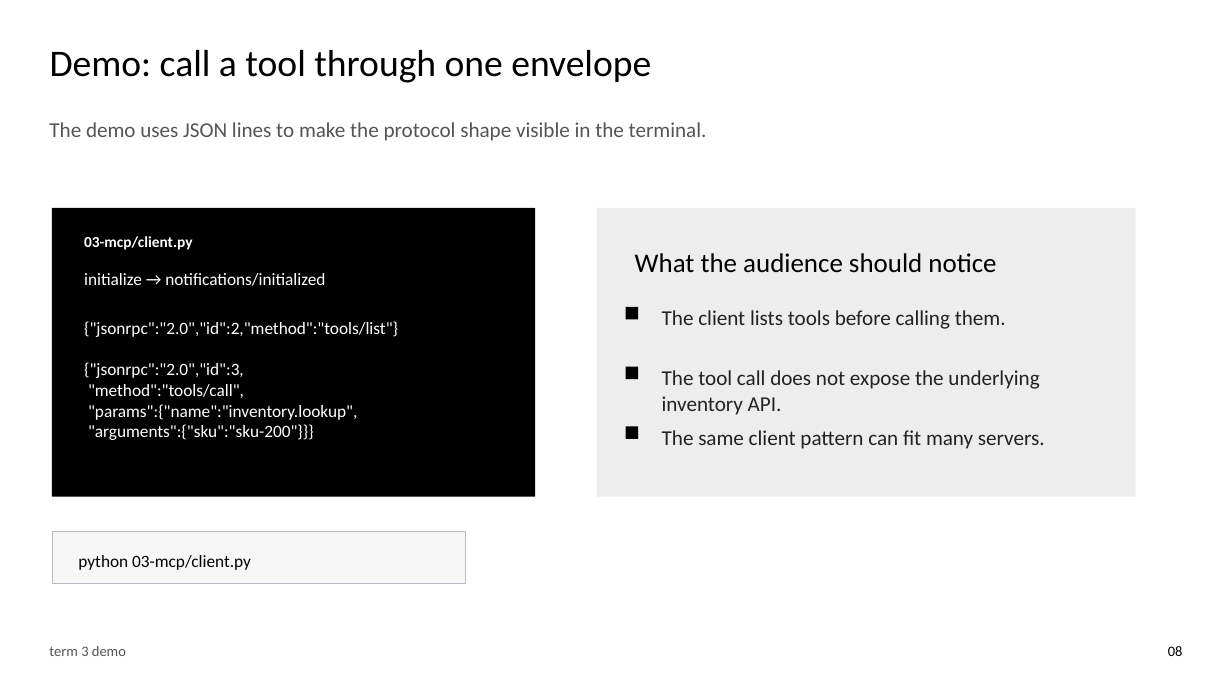
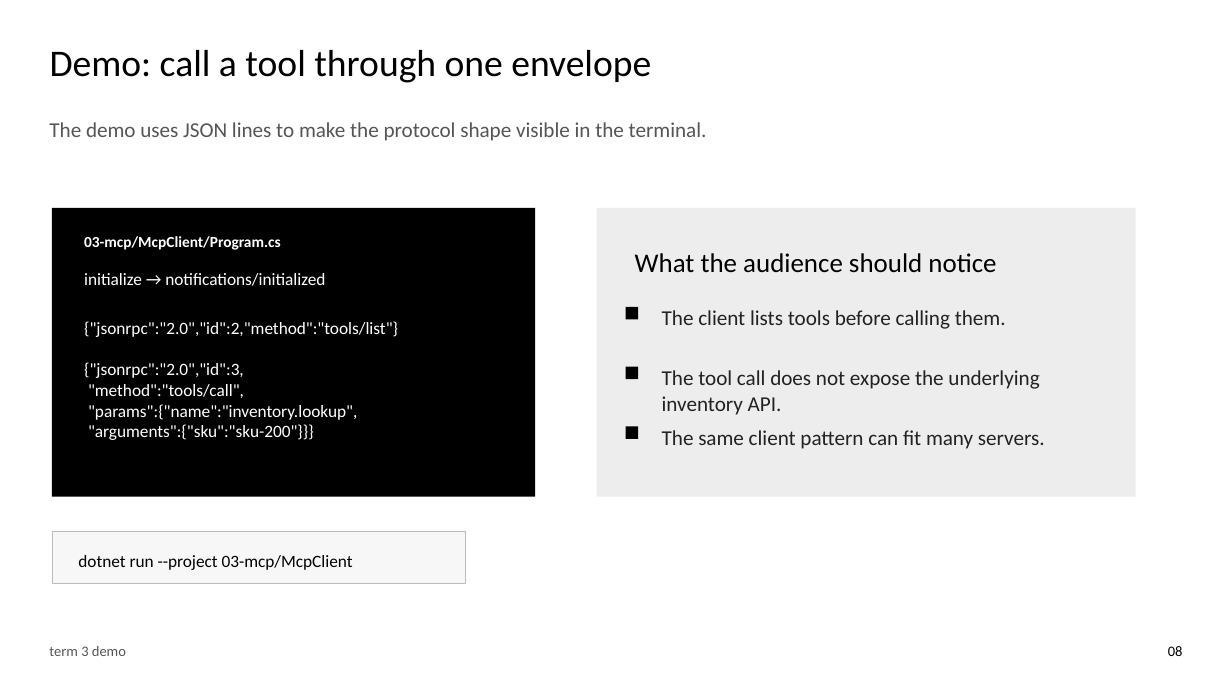
Before and after one commit to devlinduldulao/fagfestivalen, a slide deck: slide 8 of ai-agent-terms-conference-talk.pptx. Drawn at 1232x693 pixels with LibreOffice and Linux fonts; fonts in the diff are those of the drawing. Boxes give left, top, right and bottom in pixels: in the first picture for what was removed or moved away, otherwise in the second. Text is boxed around its words. In the diff, an @@ line names an element or a change of style, - is before the commit and + after.

Commit message:
migrated to dotnet

```diff
--- a/ai-agent-terms-conference-talk.pptx
+++ b/ai-agent-terms-conference-talk.pptx
@@ text at (84,236,281,250): text changed @@
-03-mcp/client.py
+03-mcp/McpClient/Program.cs
@@ text at (78,555,353,570): text changed @@
-python 03-mcp/client.py
+dotnet run --project 03-mcp/McpClient
```
Also in this commit, not shown: 5 other slides changed, 35 other files.
